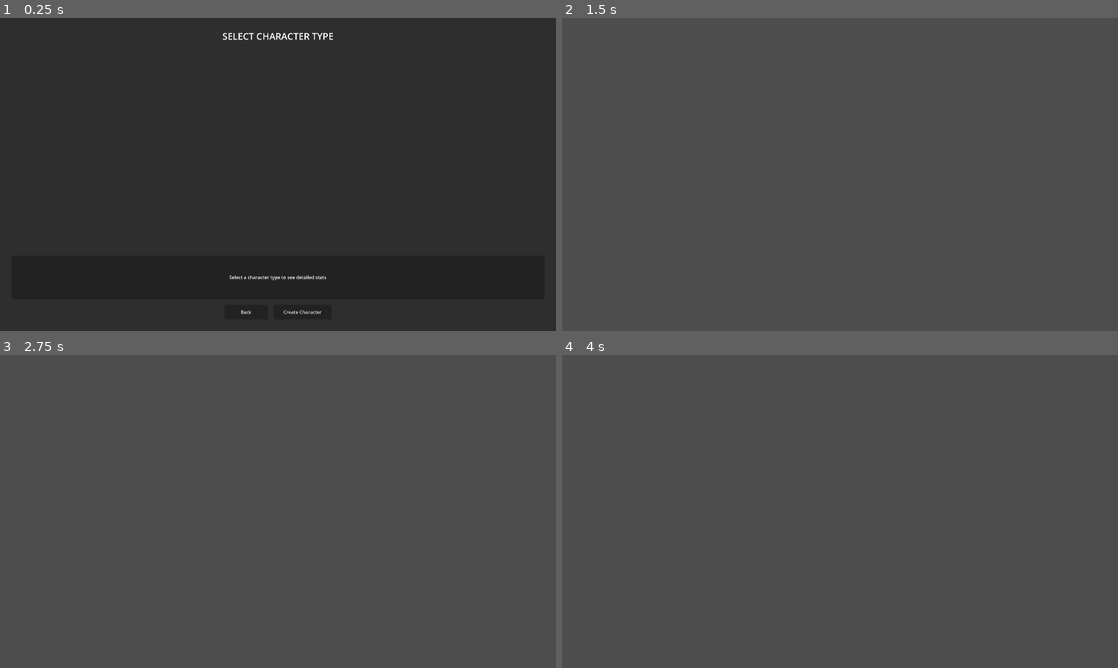
Above: before the commit, frames 1-4 (two rows, left to right).
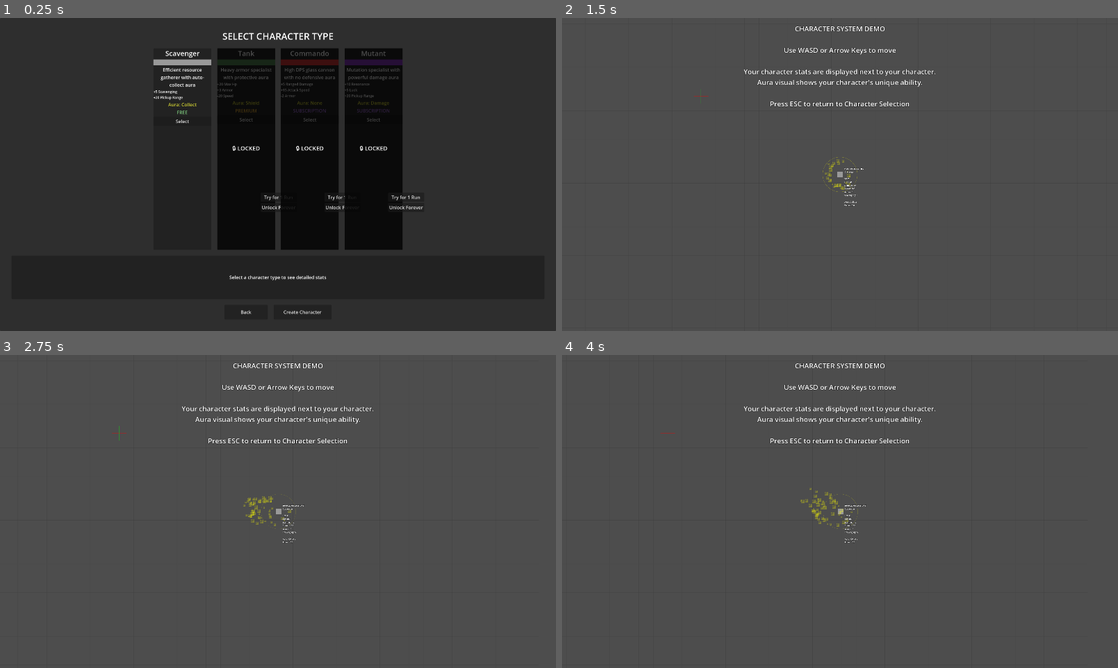
Above: after the commit, the same moments.

Repository: alanjayspector/scrap-survivor-godot
Game: Godot game, scene res://scenes/ui/character_selection.tscn
The game is run twice, just before and just after one commit, with the same random seed, the same clock (stepped at 60 frames per second) and the same inputs.
Inputs (mouse positions are in pixels of both pictures, inside the frame that each line leads up to):
- Up to frame 1 (0.25 s): no input
- Up to frame 2 (1.5 s): click "Create Character" at 0.5 s; click (806, 312) at 1.25 s, where only the run before the commit has a clickable "Back"
- Up to frame 3 (2.75 s): tap Enter at 2 s; move the mouse to (400, 495) at 2.02 s; hold D (move_right) from 2.03 s (still down); hold Shift from 2.03 s (still down); click (400, 495) at 2.17 s
- Up to frame 4 (4 s): release D (move_right) at 2.75 s; release Shift at 2.75 s; drag from (728, 527) to (812, 574) at 2.77 s; move the mouse to (895, 442) at 3.52 s; hold D (move_right) from 3.53 s (still down); tap Ctrl at 3.6 s

The runs differ from the first frame. In frame 1, 20% of the frame differs, in the area x 27-77%, y 9-74%; in frame 2, 1.0%; in frame 3, 1.1%; in frame 4, 1.1%.
Error before the commit: Invalid call. Nonexistent function 'get_tier' in base 'Node (character_service.gd)'. (res://scripts/ui/character_selection.gd:140)

Commit message:
fix: Add missing get_tier() method to CharacterService and BankingService
The character_selection.gd UI was calling get_tier() which didn't exist,
causing runtime errors when trying to run the demo.

**Issue:**
- CharacterService and BankingService had set_tier() but not get_tier()
- character_selection.gd calls get_tier() to check tier restrictions
- Runtime error: "Nonexistent function 'get_tier' in base 'Node'"

**Solution:**
- Add get_tier() -> UserTier to both services
- Returns current_tier variable
- Follows same pattern as other getters

**Files Changed:**
- scripts/services/character_service.gd - Add get_tier() at line 499
- scripts/services/banking_service.gd - Add get_tier() at line 144

🤖 Generated with [Claude Code](https://claude.com/claude-code)

Co-Authored-By: Claude <noreply@anthropic.com>

Diff:
--- a/scripts/services/banking_service.gd
+++ b/scripts/services/banking_service.gd
@@ -141,6 +141,11 @@
 	GameLogger.info("User tier set", {"tier": tier})
 
 
+## Get current user tier
+func get_tier() -> UserTier:
+	return current_tier
+
+
 ## Get transaction history
 func get_transaction_history() -> Array:
 	return transaction_history.duplicate()
--- a/scripts/services/character_service.gd
+++ b/scripts/services/character_service.gd
@@ -496,6 +496,11 @@
 	GameLogger.info("User tier set", {"tier": tier})
 
 
+## Get current user tier
+func get_tier() -> UserTier:
+	return current_tier
+
+
 ## Reset service state (for testing or new game)
 func reset() -> void:
 	characters.clear()
